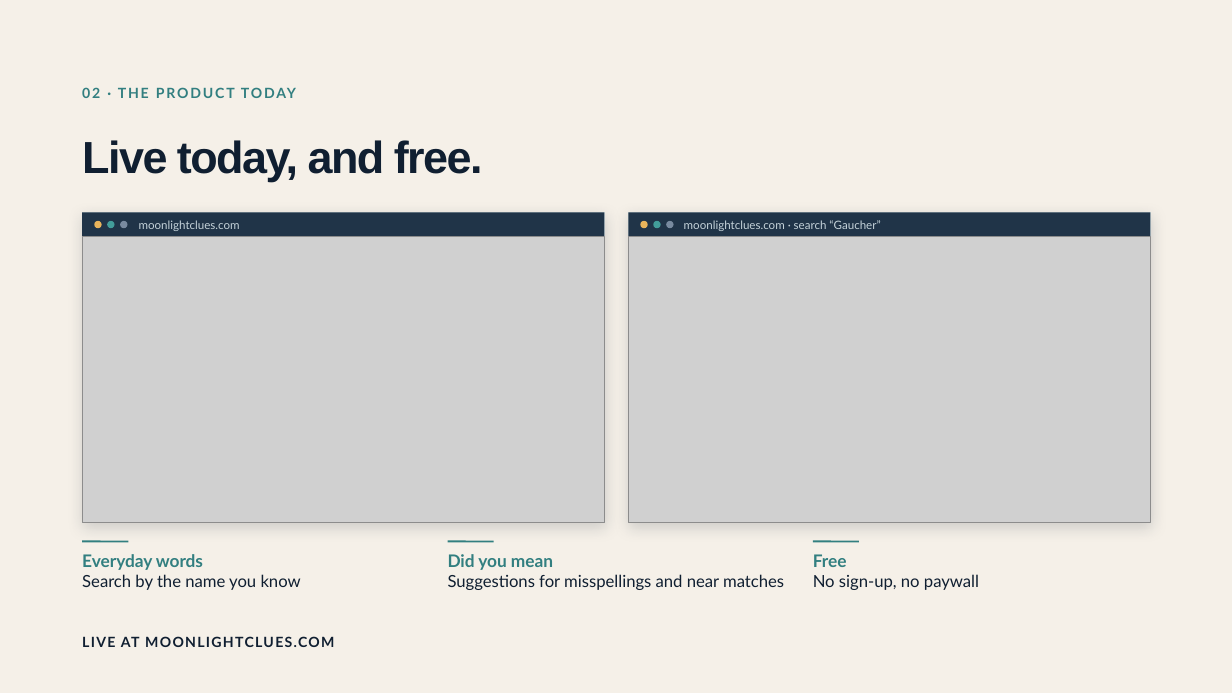
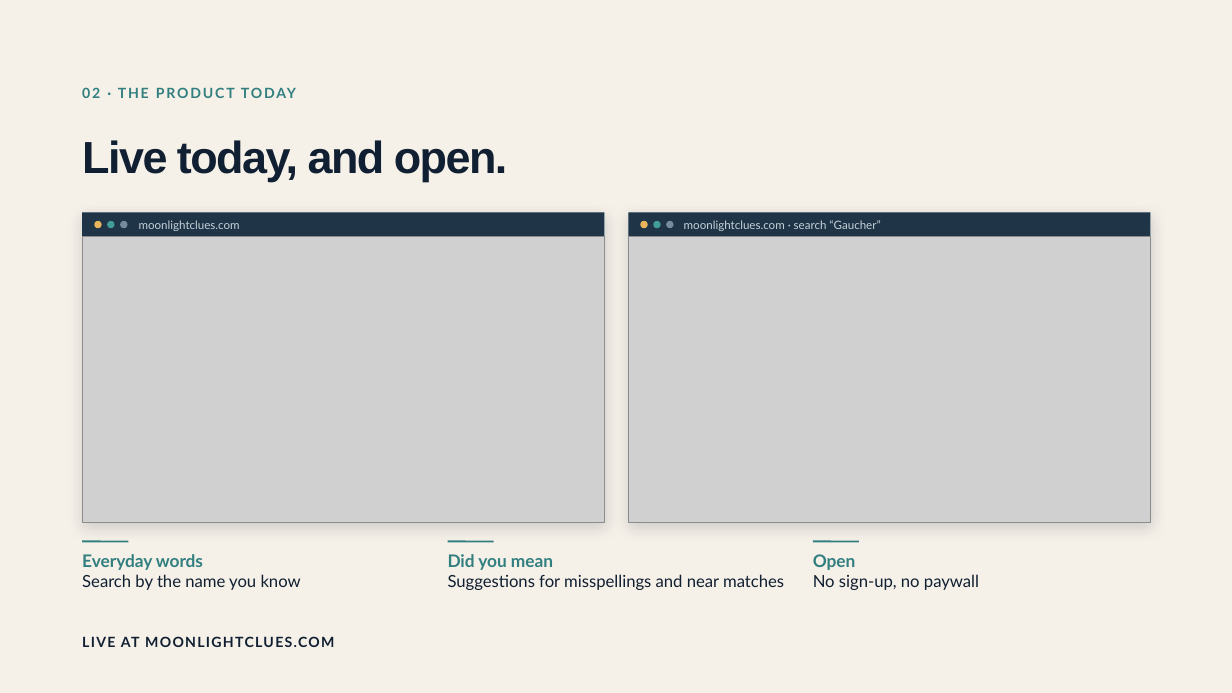
Before and after one commit to Moonlight-Clues/moonlight, a slide deck: slide 3 of docs/pitch/moonlight-deck-funders-19nov.pptx. Drawn at 1232x693 pixels with LibreOffice and Linux fonts; fonts in the diff are those of the drawing; grey boxes stand for pictures. Boxes give left, top, right and bottom in pixels: in the first picture for what was removed or moved away, otherwise in the second. Text is boxed around its words. In the diff, an @@ line names an element or a change of style, - is before the commit and + after.

```diff
--- a/docs/pitch/moonlight-deck-funders-19nov.pptx
+++ b/docs/pitch/moonlight-deck-funders-19nov.pptx
@@ text at bbox=[82, 140, 508, 182]: text changed @@
-Live today, and free.
+Live today, and open.
@@ text at bbox=[813, 554, 856, 570]: text changed @@
-Free
+Open
```
Also in this commit, not shown: 8 other slides changed, 2 slides added, 1 slide removed, 1 other file.
